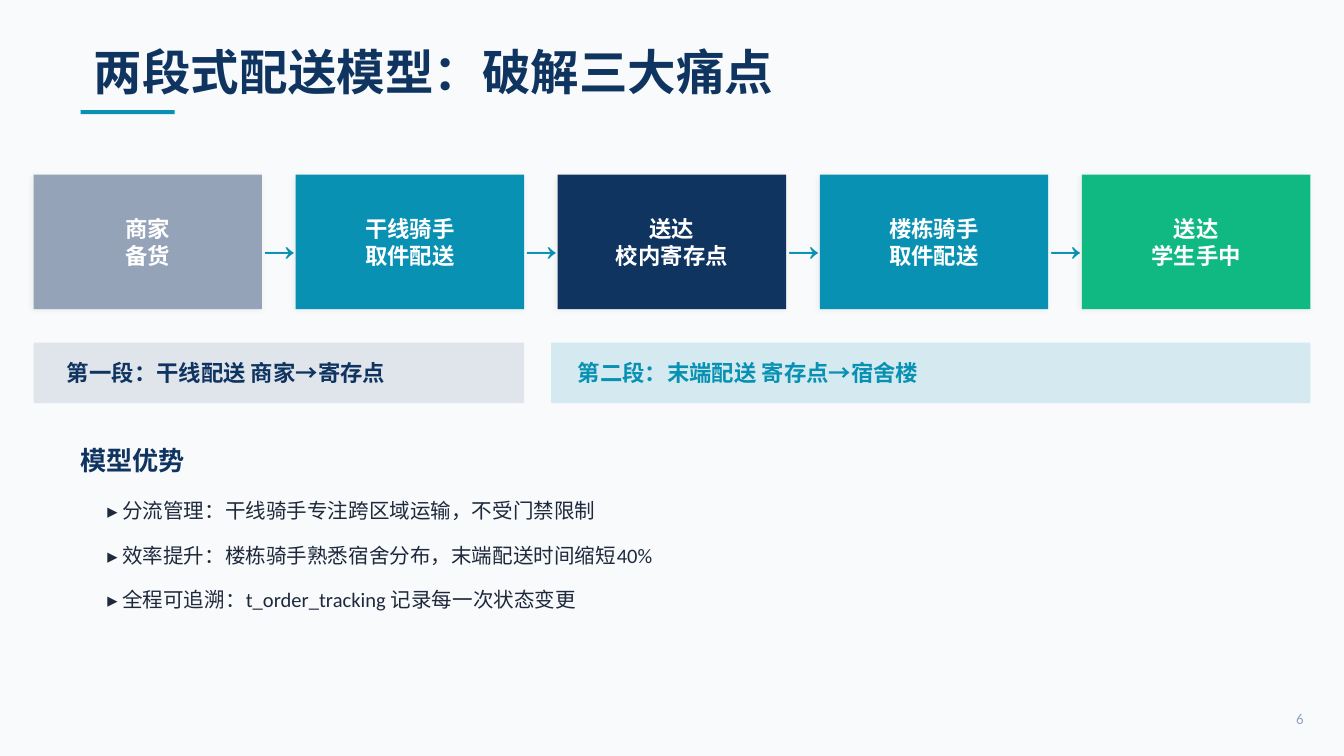
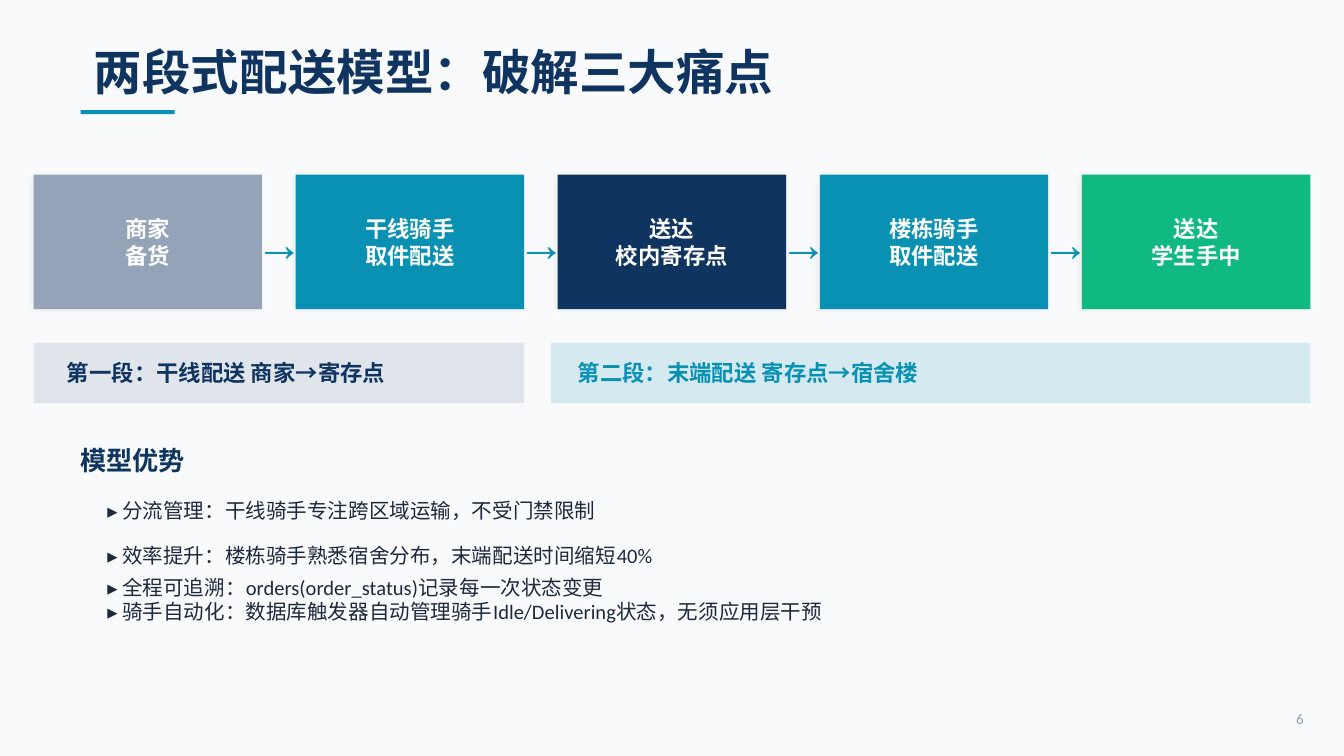
Before and after one commit to sou1maker/database, a slide deck: slide 6 of 校园外卖两段式配送系统_答辩汇报.pptx. Drawn at 1344x756 pixels with LibreOffice and Linux fonts; fonts in the diff are those of the drawing. Boxes give left, top, right and bottom in pixels: in the first picture for what was removed or moved away, otherwise in the second. Text is boxed around its words. In the diff, an @@ line names an element or a change of style, - is before the commit and + after.

```diff
--- a/校园外卖两段式配送系统_答辩汇报.pptx
+++ b/校园外卖两段式配送系统_答辩汇报.pptx
@@ text at (122, 577, 822, 623): text changed @@
-▸ 全程可追溯：t_order_tracking 记录每一次状态变更
+▸ 全程可追溯：orders(order_status)记录每一次状态变更
+▸ 骑手自动化：数据库触发器自动管理骑手Idle/Delivering状态，无须应用层干预
```
Also in this commit, not shown: 12 other slides changed, 8 other files.
